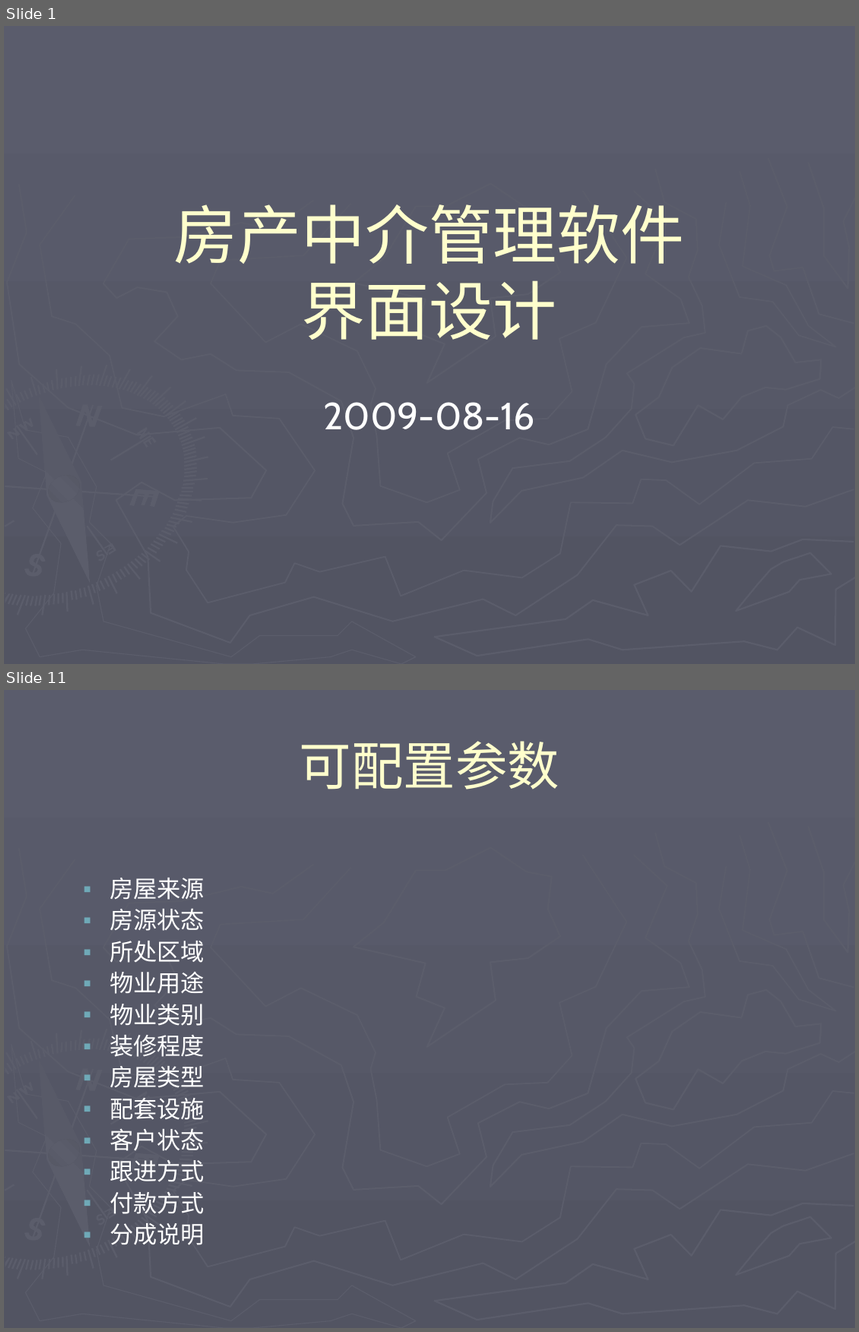
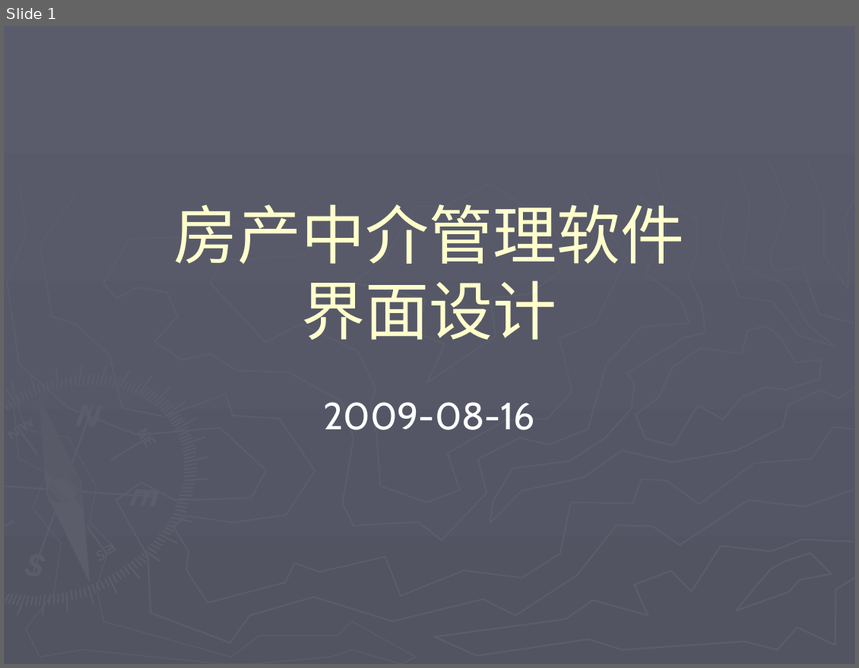
Before and after one commit to honj51/ideacode, a slide deck: doc/房产中介管理/程序界面设计.ppt. Shown one above the other, each under a label of ours: slides 1 and 11 before the commit, slide 1 after it; the slides between them are not shown. The pictures are 859x1332 and 859x668 pixels, drawn with LibreOffice and Linux fonts; fonts in the diff are those of the drawing. Boxes give left, top, right and bottom in pixels: in the first picture for what was removed or moved away, otherwise in the second. Text is boxed around its words. In the diff, an @@ line names an element or a change of style, - is before the commit and + after.

```diff
--- a/doc/房产中介管理/程序界面设计.ppt
+++ b/doc/房产中介管理/程序界面设计.ppt
@@ slide 11 removed at bbox=[4, 690, 855, 1328], background gradient #5A5C6C to #525462; not listed: 148 template elements that a slide beside it also shows @@
@@ title removed at bbox=[300, 741, 560, 790] @@
-可配置参数
@@ text removed at bbox=[110, 878, 205, 1246] @@
-  ▪ 房屋来源
-  ▪ 房源状态
-  ▪ 所处区域
-  ▪ 物业用途
-  ▪ 物业类别
-  ▪ 装修程度
-  ▪ 房屋类型
-  ▪ 配套设施
-  ▪ 客户状态
-  ▪ 跟进方式
-  ▪ 付款方式
-  ▪ 分成说明
```
Also in this commit, not shown: 2 slides changed, 2 slides added, 7 other slides removed, 23 other files.
